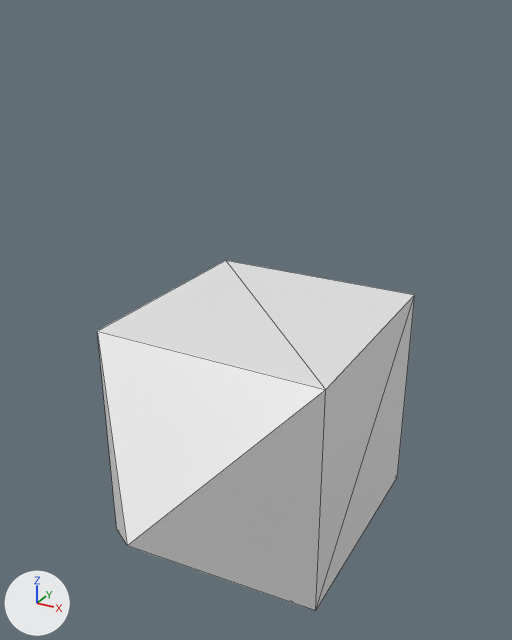
A saved change to the OBJ model models/mechArm/mechArm.obj.
Rendered twice from a camera (50 mm lens) standing at (2.63, -4.94, 3.38) and looking at (0.14, -0.42, 1.12). Lighting does not change. The marker at lower left points along +X, +Y and +Z. Mesh edges are drawn as thin lines. Where no turn or scale is listed for an object, it has been applied to the vertices.

The older version as bpy lines, for what is in view:
```python
me_mecharm = bpy.data.meshes.new('mechArm')
me_mecharm.from_pydata(...)  # 9 vertices, 14 faces; spans x -1.0..1.0, y -2.0..1.0, z -1.0..1.0
ob_mecharm = bpy.data.objects.new('mechArm', me_mecharm)
ob_mecharm.location = (0.0, 0.0, 0.0)
```
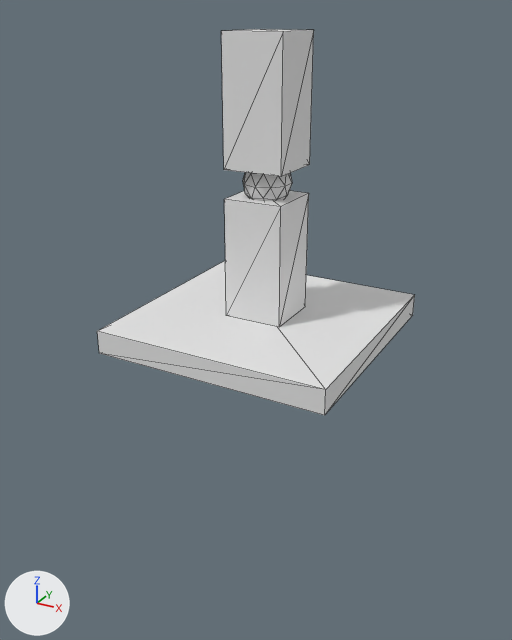
The newer file is also rescaled (x2.0), turned or shifted as a whole; pictures and numbers use the older file's frame.

Changed parts and their boxes (x1, y1, x2, y2) in the pictures (512 x 640 px; the box of a moved part takes in the faces that stretch with it):
'mechArm', reshaped (56% shorter): before (97, 260, 415, 611); after (97, 261, 415, 415)
'upper', added: after (221, 29, 314, 177)
'lower', added: after (224, 172, 309, 327)
part 1 of me_mecharm, moved or reshaped: before (97, 295, 415, 611); after (97, 295, 415, 415)

Diff of the bpy script that builds the scene:
```diff
--- a/models/mechArm/mechArm.obj.py
+++ b/models/mechArm/mechArm.obj.py
@@ me_mecharm @@
 # used by ob_mecharm; location = (0.0, 0.0, 0.0)
-me_mecharm.from_pydata(...)  # 9 vertices, 14 faces; spans x -1.0..1.0, y -2.0..1.0, z -1.0..1.0
+me_mecharm.from_pydata(...)  # 8 vertices, 12 faces; spans x -1.0..1.0, y -1.0..1.0, z 0.8..1.0
+# me_mecharm part 1
+# 5 vertices are removed from x -1.0..1.0, y -2.0..1.0, z -1.0..0.0
+# 12 faces are deleted
+# 4 vertices are added at (1.0, 1.0, 0.8), (1.0, -1.0, 0.8), (-1.0, 1.0, 0.8), (-1.0, -1.0, 0.8)
+# 10 new faces join them
@@ me_upper @@
+me_upper.from_pydata(...)  # a box spanning x -0.25..0.25, y -0.23..0.27, z 1.43..2.43
@@ me_lower @@
+me_lower.from_pydata(...)  # a box spanning x -0.25..0.25, y -0.23..0.27, z 0.2..1.2; an icosphere of 80 faces spanning x -0.19..0.19, y -0.18..0.22, z 1.114..1.514
@@ ob_upper @@
+ob_upper = bpy.data.objects.new('upper', me_upper)
+ob_upper.location = (0.0, 0.0, 0.8)
@@ ob_lower @@
+ob_lower = bpy.data.objects.new('lower', me_lower)
+ob_lower.location = (0.0, 0.0, 0.8)
```
